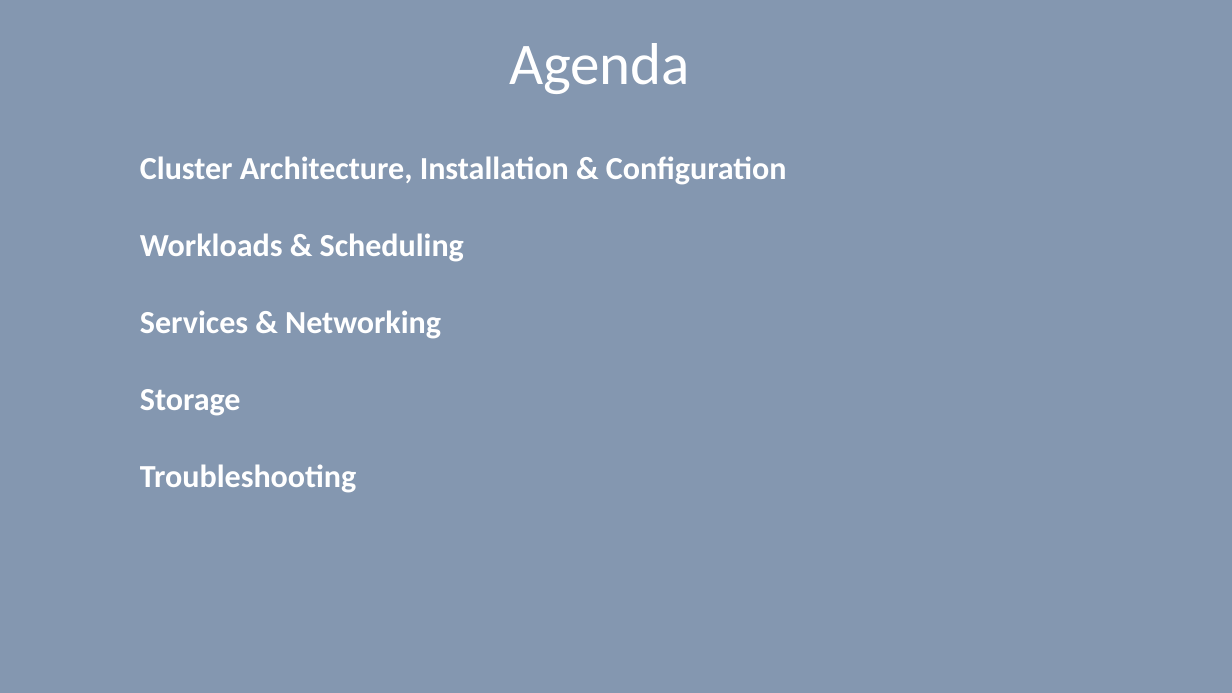
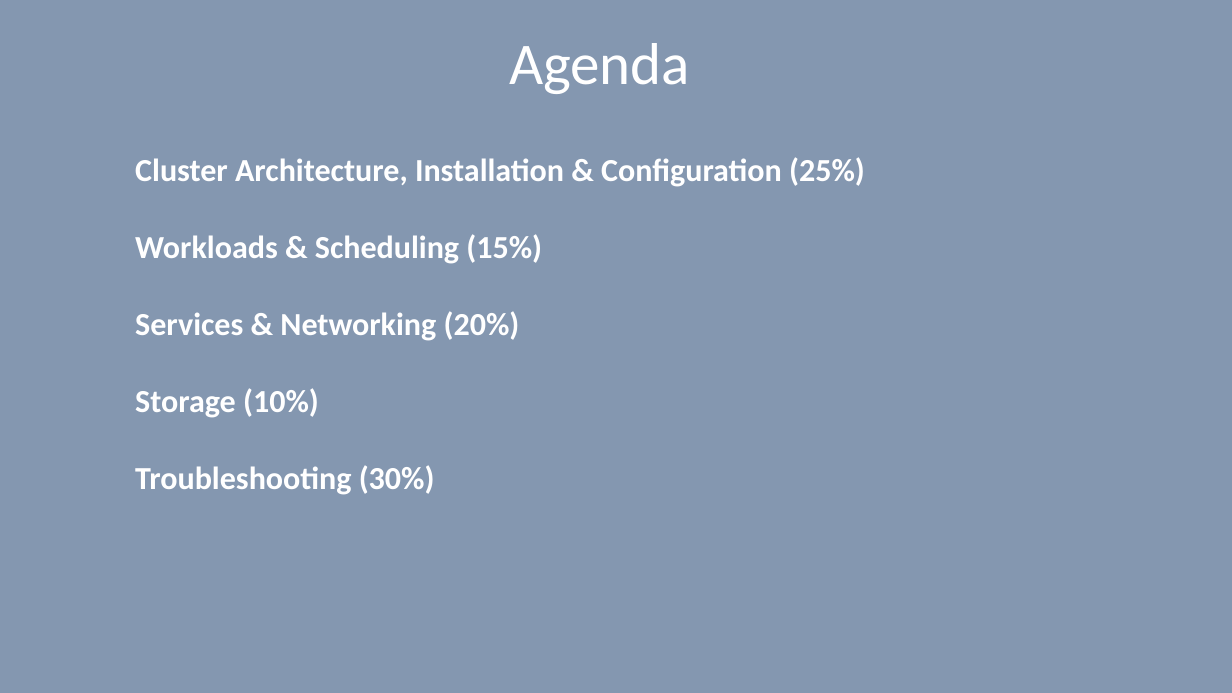
Before and after one commit to vilasvarghese/CKA, a slide deck: slide 2 of notes/CKA_1-19.pptx. Drawn at 1232x693 pixels with LibreOffice and Linux fonts; fonts in the diff are those of the drawing. Boxes give left, top, right and bottom in pixels: in the first picture for what was removed or moved away, otherwise in the second. Text is boxed around its words. In the diff, an @@ line names an element or a change of style, - is before the commit and + after.

```diff
--- a/notes/CKA_1-19.pptx
+++ b/notes/CKA_1-19.pptx
@@ text at <box>135,157,865,495</box>: text changed @@
-Cluster Architecture, Installation & Configuration
-Workloads & Scheduling
-Services & Networking
-Storage
-Troubleshooting
+Cluster Architecture, Installation & Configuration (25%)
+Workloads & Scheduling (15%)
+Services & Networking (20%)
+Storage (10%)
+Troubleshooting (30%)
```
Also in this commit, not shown: 3 other slides changed, 10 other files.
